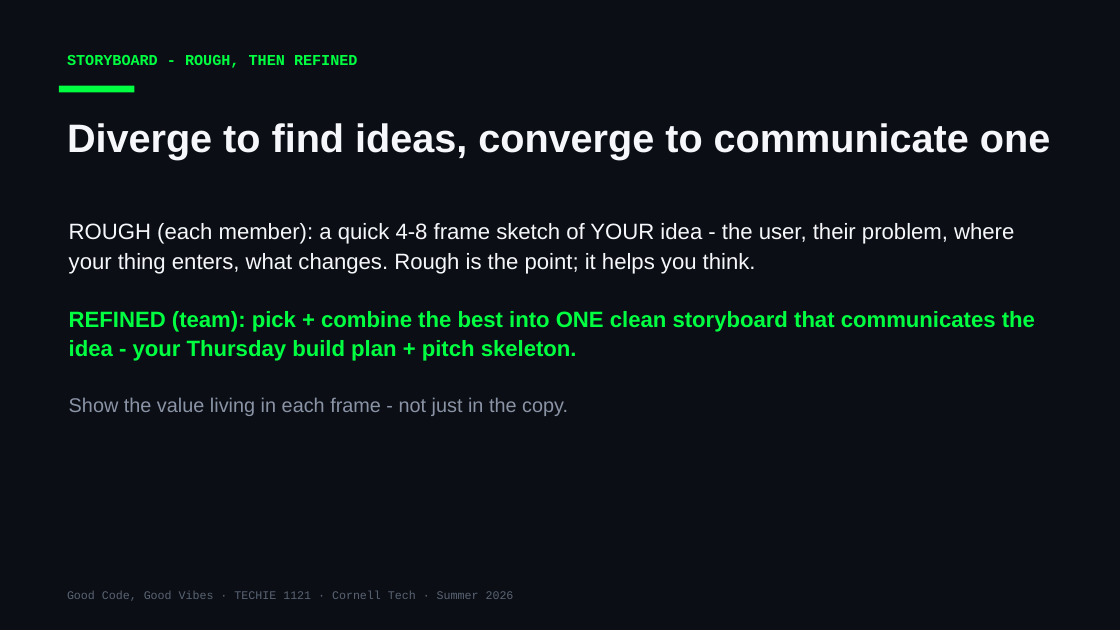
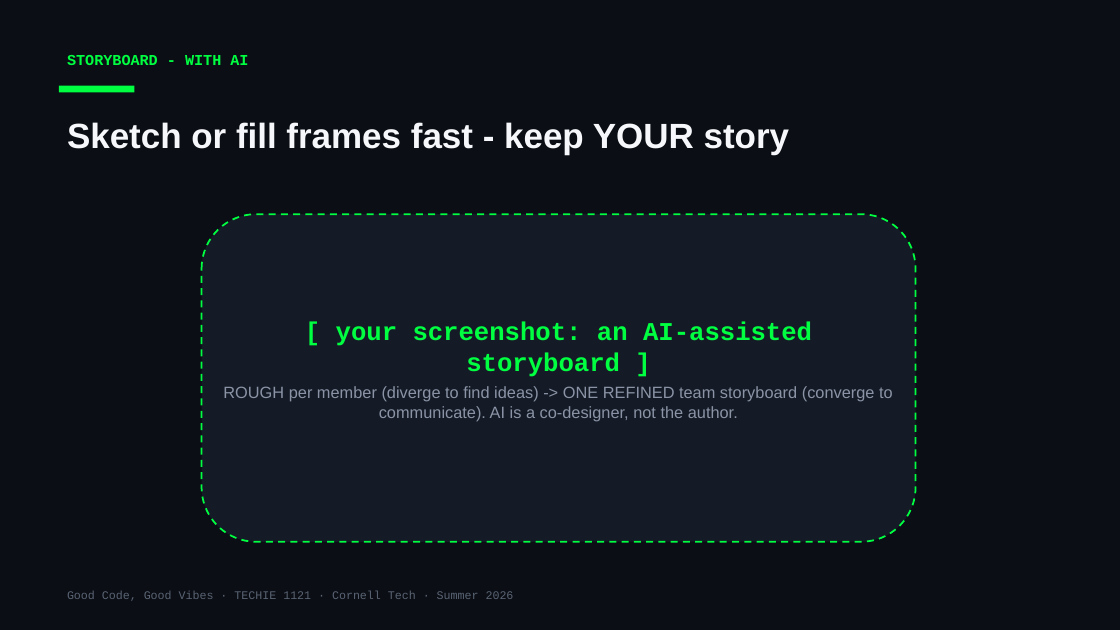
Before and after one commit to Cornell-Tech-Vibe-Coding-Summer-2026/website, a slide deck: slide 10 of slides/Week3-Wed-Working-Day.pptx (slide 8 before the commit). Drawn at 1120x630 pixels with LibreOffice and Linux fonts; fonts in the diff are those of the drawing. Boxes give left, top, right and bottom in pixels: in the first picture for what was removed or moved away, otherwise in the second. Text is boxed around its words. In the diff, an @@ line names an element or a change of style, - is before the commit and + after.

```diff
--- a/slides/Week3-Wed-Working-Day.pptx
+++ b/slides/Week3-Wed-Working-Day.pptx
@@ text at box(67, 55, 248, 65): text changed @@
-STORYBOARD - ROUGH, THEN REFINED
+STORYBOARD - WITH AI
@@ text removed at box(67, 123, 1050, 160) @@
-Diverge to find ideas, converge to communicate one
@@ text added at box(67, 122, 790, 155), 30 pt, text #F5F7FA, bold @@
+Sketch or fill frames fast - keep YOUR story
@@ text removed at box(69, 223, 1035, 416) @@
-ROUGH (each member): a quick 4-8 frame sketch of YOUR idea - the user, their problem, where your thing enters, what changes. Rough is the point; it helps you think.
-REFINED (team): pick + combine the best into ONE clean storyboard that communicates the idea - your Thursday build plan + pitch skeleton.
-Show the value living in each frame - not just in the copy.
@@ rounded rectangle added at box(202, 214, 916, 542), fill #151B26, outline #00FF41 1.5 pt dashed @@
@@ text added at box(336, 321, 812, 377), 22 pt, text #00FF41, bold @@
+[ your screenshot: an AI-assisted storyboard ]
@@ text added at box(223, 386, 893, 421), 14 pt, text #8A94A6 @@
+ROUGH per member (diverge to find ideas) -> ONE REFINED team storyboard (converge to communicate). AI is a co-designer, not the author.
```
Also in this commit, not shown: 3 other slides changed, 7 slides added, 2 other files.
